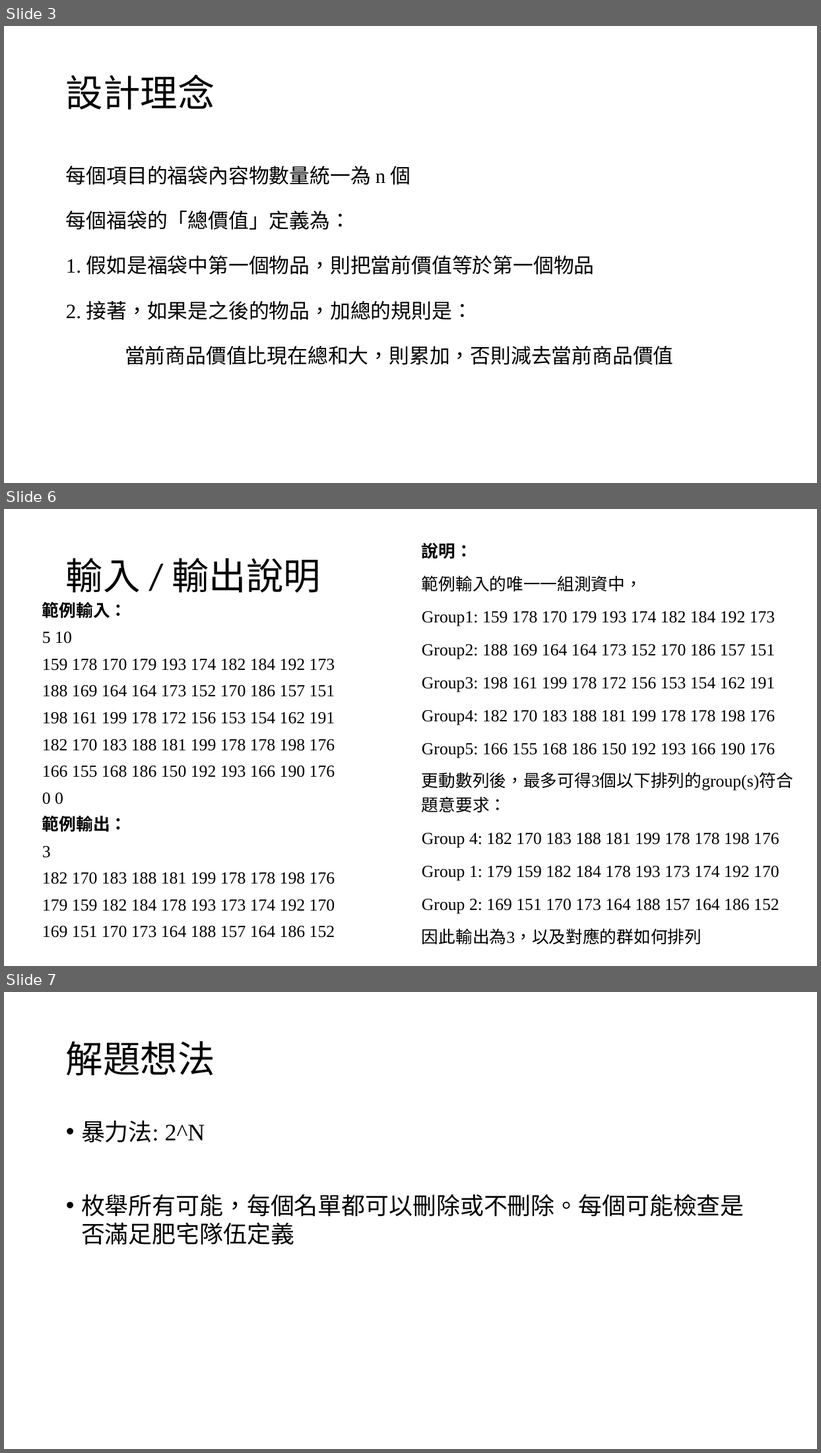
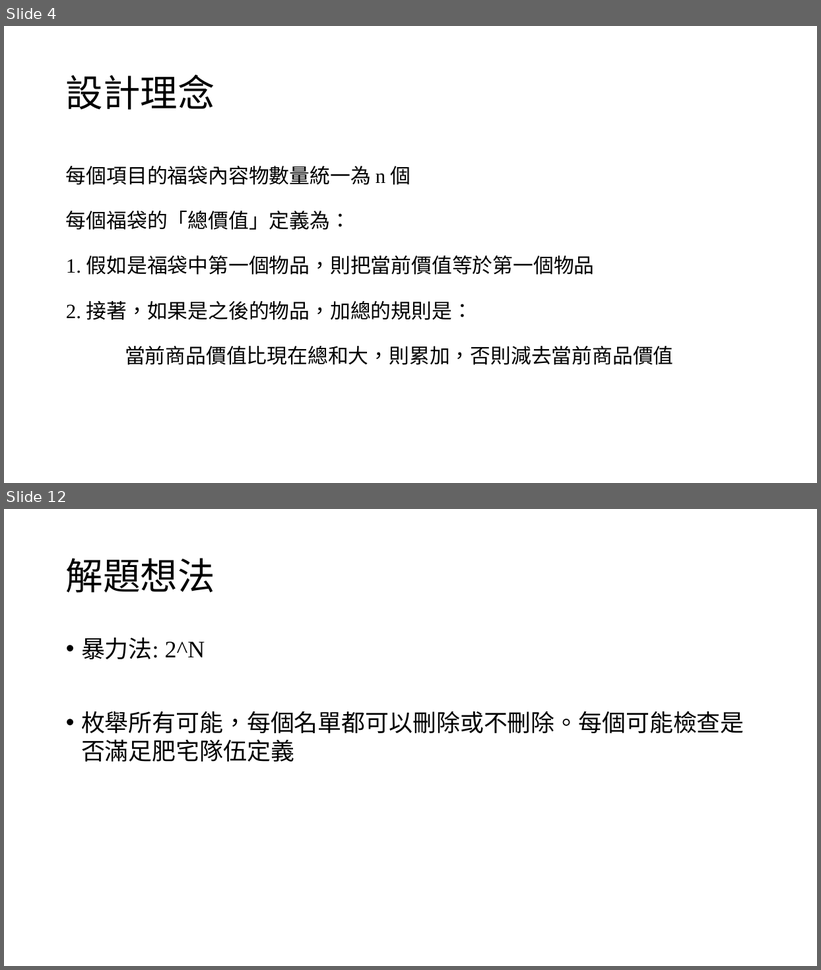
Before and after one commit to louisfghbvc/GenericProgrammingSTL, a slide deck: HW4 應用程式設計/說明.pptx. Shown one above the other, each under a label of ours: slides 3, 6 and 7 before the commit, slides 4 and 12 after it; the slides between them are not shown. The pictures are 821x1453 and 821x970 pixels, drawn with LibreOffice and Linux fonts; fonts in the diff are those of the drawing. Boxes give left, top, right and bottom in pixels: in the first picture for what was removed or moved away, otherwise in the second. Text is boxed around its words. In the diff, an @@ line names an element or a change of style, - is before the commit and + after.

Commit message:
ppt說明部分&word微調

```diff
--- a/HW4 應用程式設計/說明.pptx
+++ b/HW4 應用程式設計/說明.pptx
@@ slide 6 removed at (4,509,817,966), background #FFFFFF @@
@@ text removed at (422,543,793,945) @@
-說明：
-範例輸入的唯一一組測資中，
-Group1: 159 178 170 179 193 174 182 184 192 173
-Group2: 188 169 164 164 173 152 170 186 157 151
-Group3: 198 161 199 178 172 156 153 154 162 191
-Group4: 182 170 183 188 181 199 178 178 198 176
-Group5: 166 155 168 186 150 192 193 166 190 176
-更動數列後，最多可得3個以下排列的group(s)符合題意要求：
-Group 4: 182 170 183 188 181 199 178 178 198 176
-Group 1: 179 159 182 184 178 193 173 174 192 170
-Group 2: 169 151 170 173 164 188 157 164 186 152
-因此輸出為3，以及對應的群如何排列
@@ title removed at (66,558,321,593) @@
-輸入 / 輸出說明
@@ text removed at (42,602,335,938) @@
-範例輸入：
-5 10
-159 178 170 179 193 174 182 184 192 173
-188 169 164 164 173 152 170 186 157 151
-198 161 199 178 172 156 153 154 162 191
-182 170 183 188 181 199 178 178 198 176
-166 155 168 186 150 192 193 166 190 176
-0 0
-範例輸出：
-3
-182 170 183 188 181 199 178 178 198 176
-179 159 182 184 178 193 173 174 192 170
-169 151 170 173 164 188 157 164 186 152
@@ what was slide 3 is now slide 4 @@
@@ what was slide 7 is now slide 12 @@
```
Also in this commit, not shown: 3 slides changed, 6 slides added, 3 other files.
